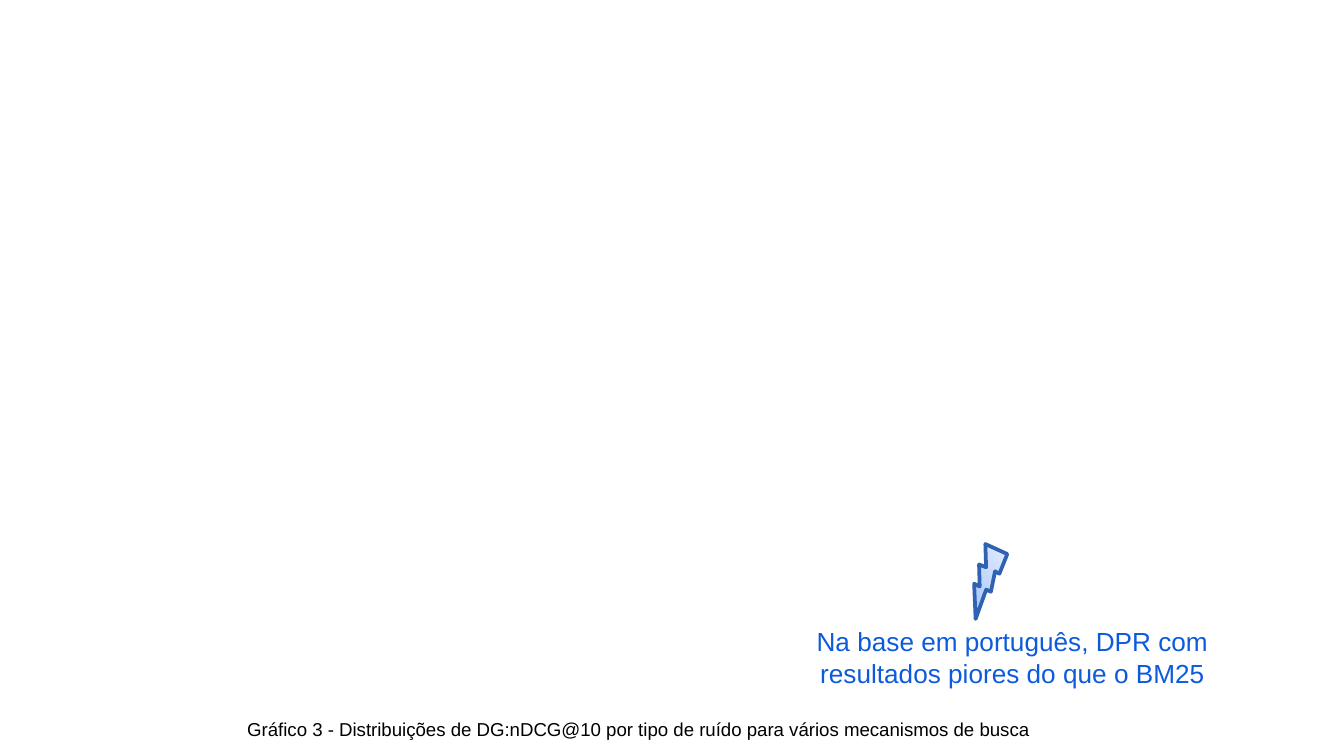
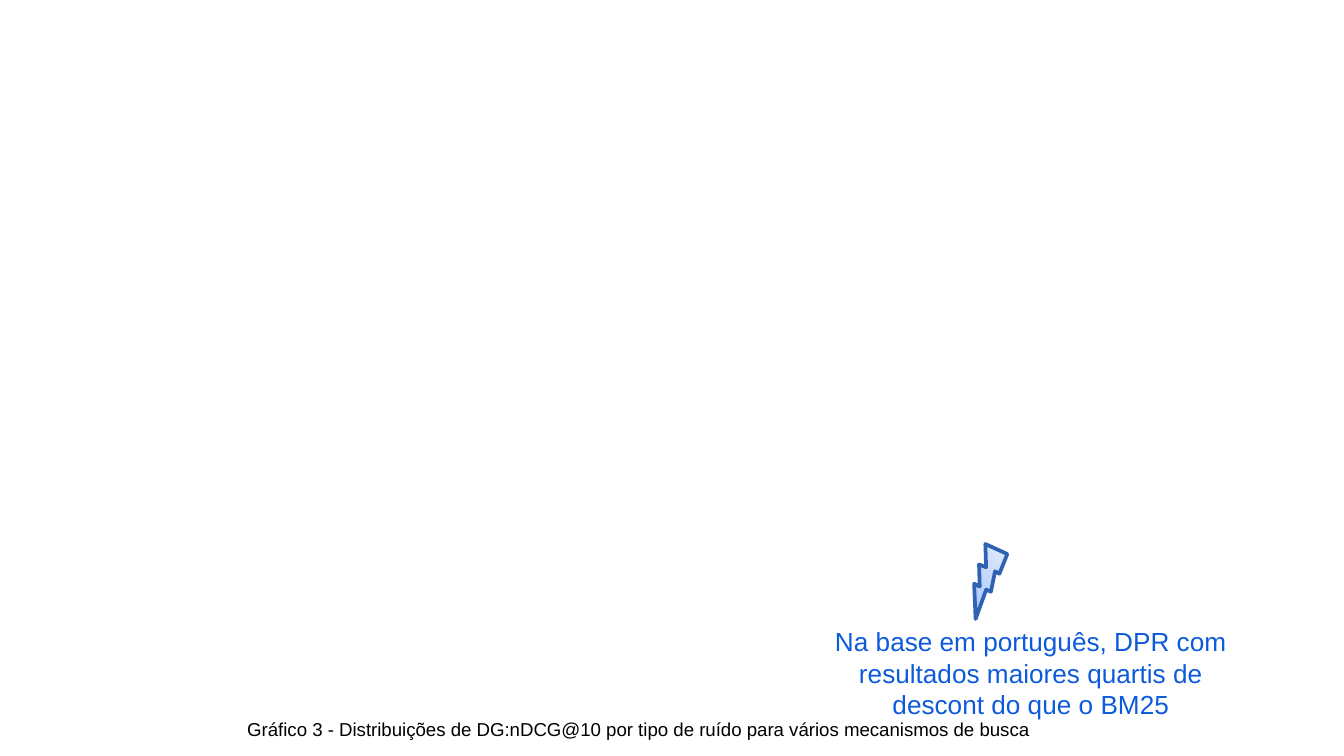
Before and after one commit to leonardo3108/robustez-query, a slide deck: slide 13 of docs/presentations/Apresentação final - 20211209.pptx. Drawn at 1344x756 pixels with LibreOffice and Linux fonts; fonts in the diff are those of the drawing; background and template pictures are left out. Boxes give left, top, right and bottom in pixels: in the first picture for what was removed or moved away, otherwise in the second. Text is boxed around its words. In the diff, an @@ line names an element or a change of style, - is before the commit and + after.

Commit message:
apresentação e relatório final

```diff
--- a/docs/presentations/Apresentação final - 20211209.pptx
+++ b/docs/presentations/Apresentação final - 20211209.pptx
@@ text at box(835, 632, 1226, 720): text changed @@
-Na base em português, DPR com resultados piores do que o BM25
+Na base em português, DPR com resultados maiores quartis de descont do que o BM25
```
Also in this commit, not shown: 1 other file.
